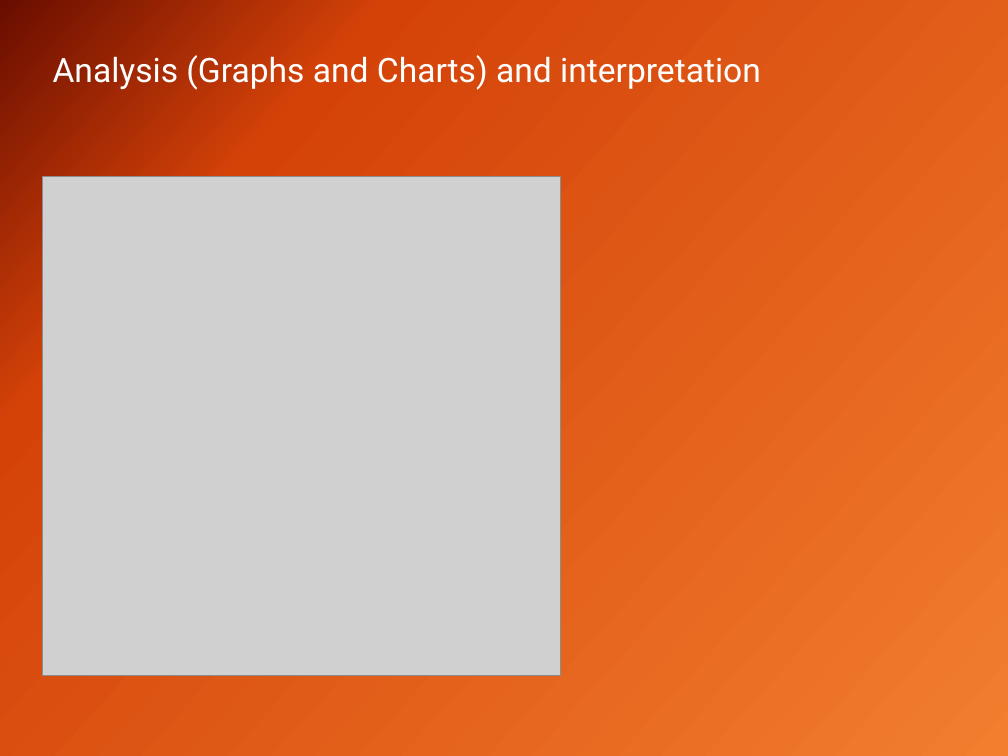
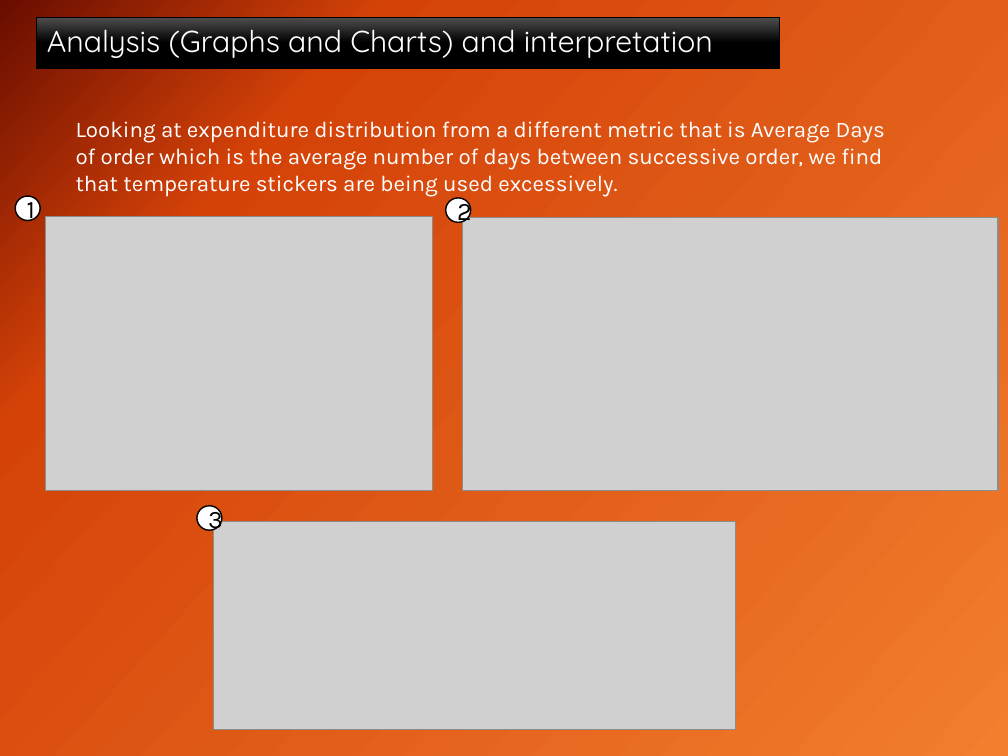
Before and after one commit to hem436/506761, a slide deck: slide 4 of MY CAPSTONE PROJECT-.pptx. Drawn at 1008x756 pixels with LibreOffice and Linux fonts; fonts in the diff are those of the drawing; grey boxes stand for pictures. Boxes give left, top, right and bottom in pixels: in the first picture for what was removed or moved away, otherwise in the second. Text is boxed around its words. In the diff, an @@ line names an element or a change of style, - is before the commit and + after.

```diff
--- a/MY CAPSTONE PROJECT-.pptx
+++ b/MY CAPSTONE PROJECT-.pptx
@@ title "Analysis (Graphs and Charts) and ...": place and size @@
-title "Analysis (Graphs and Charts) and ..." at box(53, 55, 761, 90)
+title "Analysis (Graphs and Charts) and ..." at box(37, 18, 780, 69)
@@ title "Analysis (Graphs and Charts) and ..." at box(37, 18, 780, 69): size 24 to 21.6 pt, font Roboto to Quicksand; fill none to gradient #4D4D4D to #000000; outline none to #000000 0.75 pt @@
@@ text added at box(76, 121, 885, 197), 16 pt, text #FFFFFF @@
+Looking at expenditure distribution from a different metric that is Average Days of order which is the average number of days between successive order, we find that temperature stickers are being used excessively.
@@ ellipse added at box(15, 197, 40, 221), fill #FFFFFF, outline #000000 1 pt, 18 pt, text #000000 @@
+1
@@ ellipse added at box(446, 198, 471, 222), fill #FFFFFF, outline #000000 1 pt, 18 pt, text #000000 @@
+2
@@ picture added at box(45, 217, 432, 490) @@
@@ picture: place and size @@
-picture at box(42, 176, 560, 675)
+picture at box(463, 218, 998, 491)
@@ ellipse added at box(197, 506, 222, 530), fill #FFFFFF, outline #000000 1 pt, 18 pt, text #000000 @@
+3
@@ picture added at box(214, 521, 735, 730) @@
```
Also in this commit, not shown: 4 other slides changed, 2 other files.
